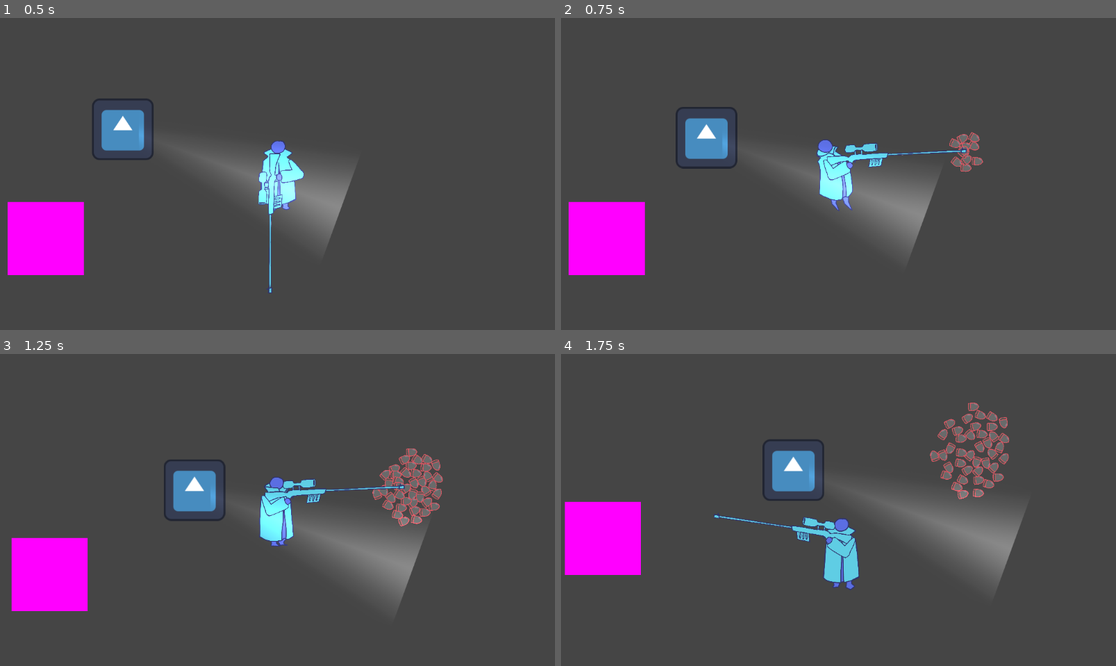
Above: before the commit, frames 1-4 (two rows, left to right).
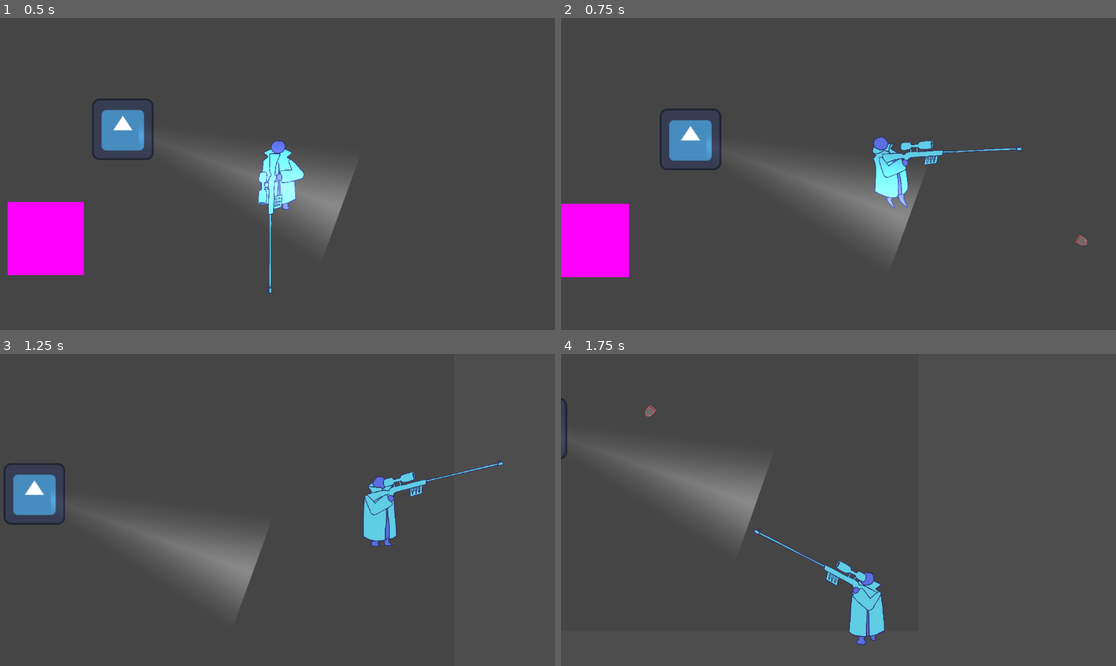
Above: after the commit, the same moments.

Repository: lonelyfloat/brackeys2025
Game: Godot game, scene res://basicTestScene.tscn
The game is run twice, just before and just after one commit, with the same random seed, the same clock (stepped at 60 frames per second) and the same inputs. The engine's default icon, where the game draws it, is replaced by a stand-in: a white triangle on a blue panel in a dark square.
Inputs (mouse positions are in pixels of both pictures, inside the frame that each line leads up to):
- Up to frame 1 (0.5 s): no input
- Up to frame 2 (0.75 s): move the mouse to (960, 158) at 0.52 s; press the mouse at (960, 158) at 0.53 s; hold D (move_right) from 0.53 s (still down)
- Up to frame 3 (1.25 s): keep holding D (move_right)
- Up to frame 4 (1.75 s): move the mouse to (727, 525) at 1.27 s; release D (move_right) at 1.28 s; release the mouse at (727, 525) at 1.28 s; hold S (move_down) from 1.28 s (still down); click (727, 525) at 1.35 s

Frame 1 is identical in both runs. In frame 2, 6.3% of the frame differs, in the area x 0-95%, y 28-84%; in frame 3, 17%, in the area x 0-91%, y 30-83%; in frame 4, 15%.

Commit message:
Implemented momentum-based movement

Diff:
--- a/basicTestScene.tscn
+++ b/basicTestScene.tscn
@@ -30,7 +30,6 @@
 
 [node name="Player" parent="." instance=ExtResource("1_8ur0g")]
 position = Vector2(41, -82)
-bounce_power = 2
 
 [node name="StaticBody2D" type="StaticBody2D" parent="."]
 position = Vector2(-440, 52)
--- a/gameElements/Player.tscn
+++ b/gameElements/Player.tscn
@@ -295,6 +295,8 @@
 [node name="Player" type="CharacterBody2D" groups=["Player"]]
 motion_mode = 1
 script = ExtResource("1_xki20")
+bounce_power = 2.0
+terminal_velocity = 1000
 
 [node name="AnimatedSprite2D" type="AnimatedSprite2D" parent="."]
 scale = Vector2(0.3, 0.3)
@@ -304,10 +306,9 @@
 [node name="SniberAnchor" type="Node2D" parent="."]
 position = Vector2(0, -21)
 script = ExtResource("3_3my5u")
-damage = 300.0
-muzzle_velocity = 50.0
-clip_size = 40
-fire_rate = 0.001
+damage = 2000.0
+muzzle_velocity = 2000.0
+reload_time = 1.0
 
 [node name="handTargetR" type="Node2D" parent="SniberAnchor"]
 position = Vector2(29, 1)
@@ -450,3 +451,9 @@
 
 [node name="CollisionShape2D" type="CollisionShape2D" parent="."]
 shape = SubResource("CapsuleShape2D_1jg3a")
+
+[node name="MomentumTimer" type="Timer" parent="."]
+wait_time = 0.1
+one_shot = true
+
+[connection signal="timeout" from="MomentumTimer" to="." method="_on_momentum_timer_timeout"]
--- a/gameElements/elemntScripts/player.gd
+++ b/gameElements/elemntScripts/player.gd
@@ -1,7 +1,7 @@
 extends CharacterBody2D
 
 @export var speed = 300
-@export var bounce_power := 1
+@export var bounce_power := 1.0
 @export var terminal_velocity := 2000
 
 @onready var sprite := $AnimatedSprite2D
@@ -9,6 +9,7 @@
 @onready var armR := $armR
 @onready var armL := $armL
 @onready var sniber := $SniberAnchor/Sniber
+@onready var momentum_timer := $MomentumTimer
 
 
 var bounce := false
@@ -22,12 +23,16 @@
 
 var acceleration := 150
 var normal_friction := 0.85
-var bounce_friction := 0.96
+var conserving_friction := 0.99
 var friction = normal_friction
 
+var conserving := false
+var input_vector := Vector2.ZERO
+
 func _physics_process(delta: float) -> void:
-	var input_vector = Vector2(Input.get_axis("move_left", "move_right"), Input.get_axis("move_up", "move_down")).normalized()
+	input_vector = Vector2(Input.get_axis("move_left", "move_right"), Input.get_axis("move_up", "move_down")).normalized()
 	runAnims(input_vector)
+
 
 	if x_dir > 0:
 		armR.visible = true
@@ -45,23 +50,27 @@
 
 	if(input_vector != Vector2.ZERO && !bouncing):
 		if velocity.length() >= speed:
-			velocity = input_vector.normalized() * velocity.length()
+			velocity = input_vector * velocity.length()
 		else:
 			velocity += input_vector * acceleration
+	if input_vector == Vector2.ZERO && momentum_timer.is_stopped():
+		momentum_timer.start()
 
-	if bouncing:
-		friction = bounce_friction
-	else:
-		friction = normal_friction
 
 	if bounce:
 		animPlaying = true
 		velocity = vel*bounce_power
 		bounce = false
+		conserving = true
 		if velocity.x < 0:
 			sprite.play("knockedL")
 		else:
 			sprite.play("knockedR")
+
+	if conserving:
+		friction = conserving_friction
+	else:
+		friction = normal_friction
 
 	if(velocity.length() > terminal_velocity):
 		velocity = terminal_velocity*velocity.normalized()
@@ -74,8 +83,9 @@
 		else:
 			vel = Vector2(velocity.x,velocity.y * -1)
 		bounce = true
+		conserving = true
 		bouncing = true
-		bounce_time(0.33)
+		bounce_time(0.15)
 
 func bounce_time(seconds: float) -> void:
 	await get_tree().create_timer(seconds).timeout
@@ -85,7 +95,7 @@
 func recoil(speed, damage, rot) -> void:
 		vel = Vector2(-damage*speed/1000 * cos(rot),-damage*speed/1000 * sin(rot))
 		bounce = true
-		bouncing = true
+		conserving = true
 		bounce_time(0.33)
 
 func runAnims(input_vector) -> void:
@@ -135,3 +145,8 @@
 			armR.z_index = -4
 			armL.z_index = -4
 			sniber.z_index = -1
+
+
+func _on_momentum_timer_timeout() -> void:
+	if input_vector == Vector2.ZERO:
+		conserving = false
